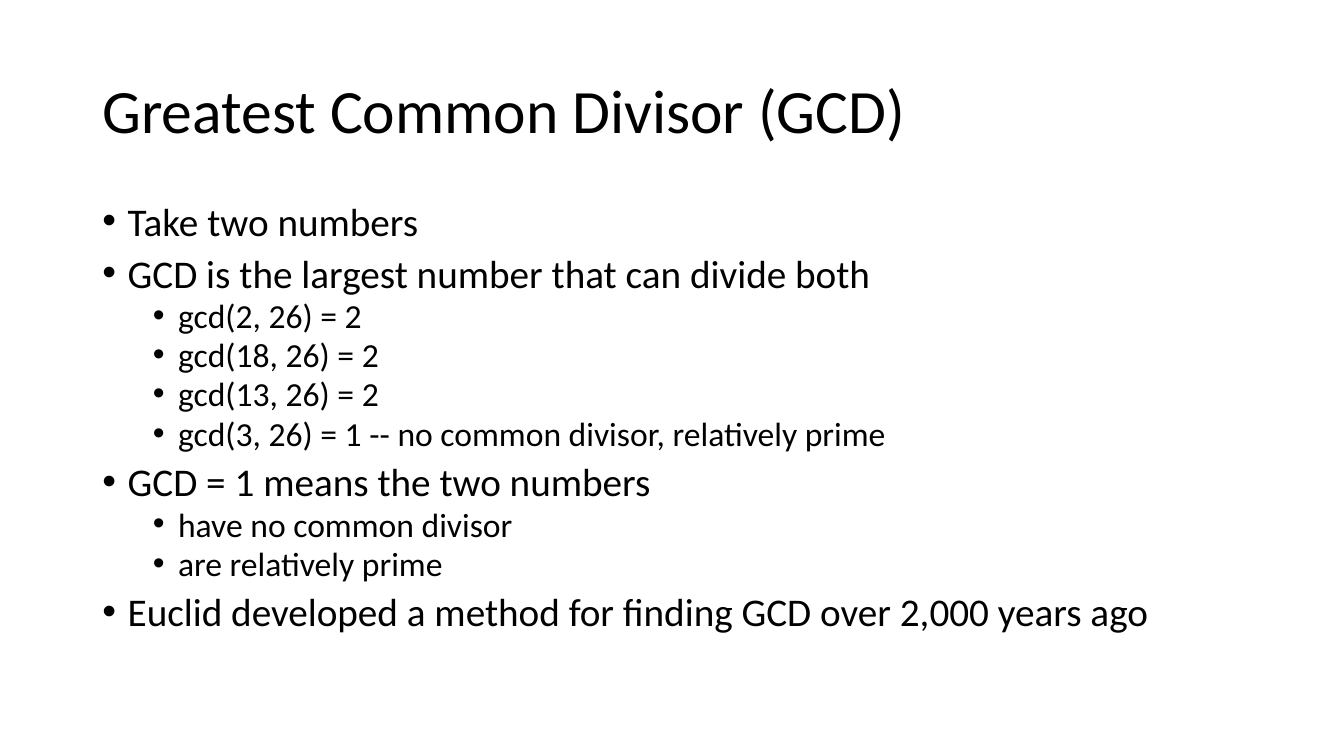
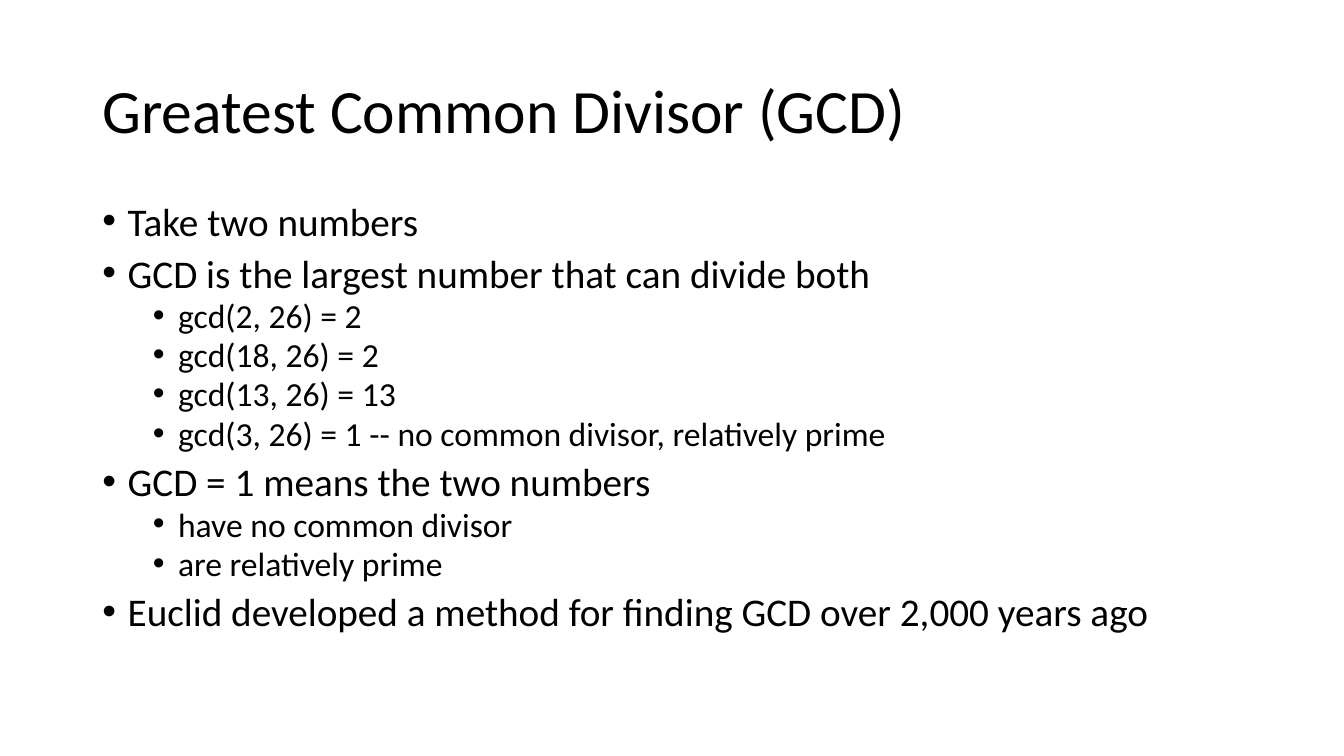
Before and after one commit to john-r2/CyberSec-Modules, a slide deck: slide 6 of 5.Crypto/Cryptology0-Modular-Arithmetic.pptx. Drawn at 1344x756 pixels with LibreOffice and Linux fonts; fonts in the diff are those of the drawing. Boxes give left, top, right and bottom in pixels: in the first picture for what was removed or moved away, otherwise in the second. Text is boxed around its words. In the diff, an @@ line names an element or a change of style, - is before the commit and + after.

```diff
--- a/5.Crypto/Cryptology0-Modular-Arithmetic.pptx
+++ b/5.Crypto/Cryptology0-Modular-Arithmetic.pptx
@@ text at <box>178,381,396,412</box>: text changed @@
-  • gcd(13, 26) = 2
+  • gcd(13, 26) = 13
```
Also in this commit, not shown: 5 other files.
